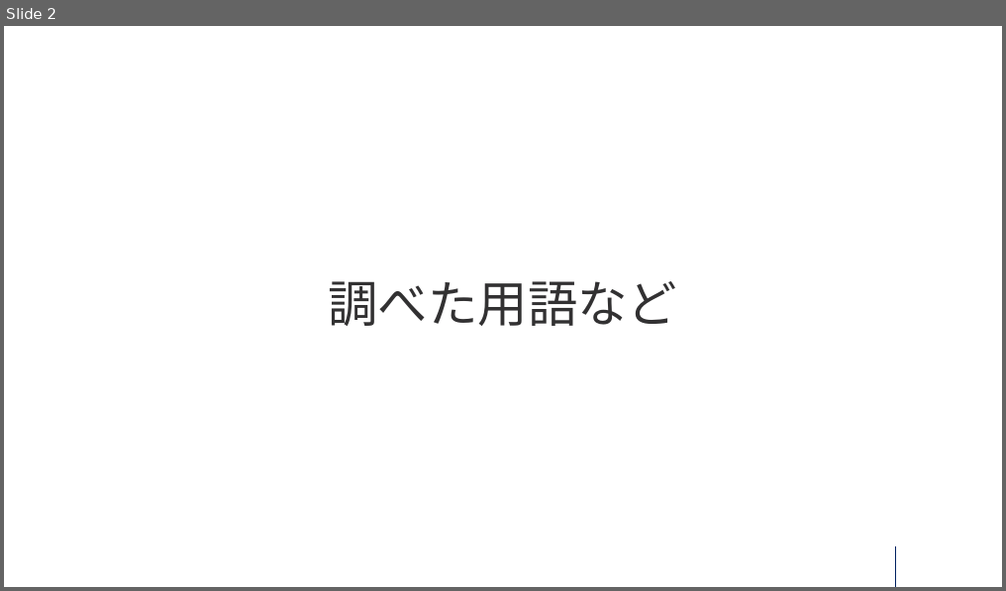
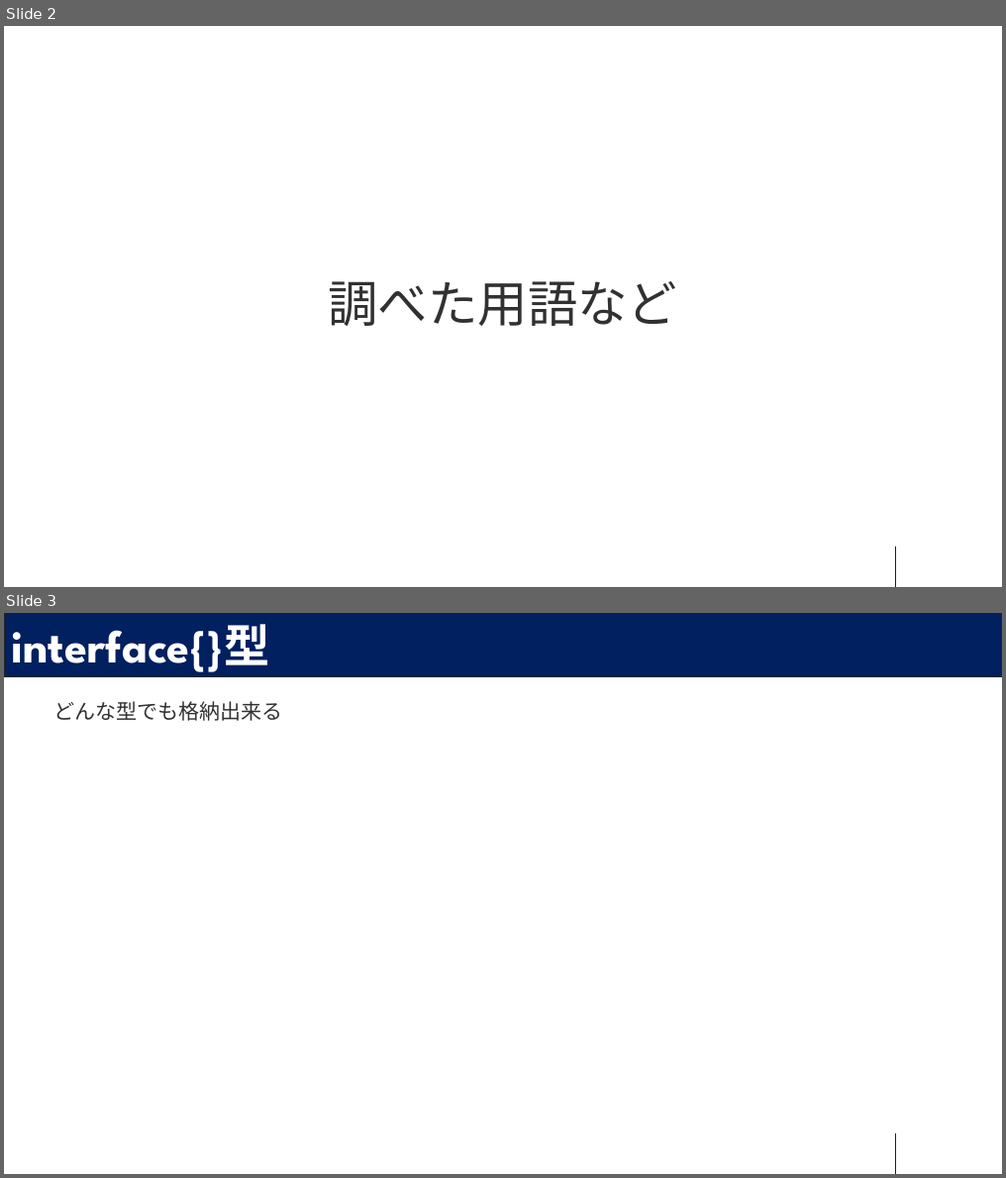
Before and after one commit to cc-pine/concurrency-in-go, a slide deck: sec3/Go_go_3.pptx. Shown one above the other, each under a label of ours: slide 2 before the commit, slides 2 and 3 after it. The pictures are 1006x591 and 1006x1178 pixels, drawn with LibreOffice and Linux fonts; fonts in the diff are those of the drawing. Boxes give left, top, right and bottom in pixels: in the first picture for what was removed or moved away, otherwise in the second. Text is boxed around its words. In the diff, an @@ line names an element or a change of style, - is before the commit and + after.

```diff
--- a/sec3/Go_go_3.pptx
+++ b/sec3/Go_go_3.pptx
@@ slide 3 added at [4, 613, 1002, 1174], background #FFFFFF; not listed: 1 template element that a slide beside it also shows @@
@@ rectangle added at [4, 613, 1002, 676], fill #002060, outline #252425 1 pt @@
@@ title added at [12, 624, 270, 677], 44 pt, text #FFFFFF, bold @@
+interface{}型
@@ text added at [54, 701, 282, 721], 20 pt, text #323132 @@
+どんな型でも格納出来る
```
Also in this commit, not shown: 2 slides changed, 14 slides removed, 7 other files.
